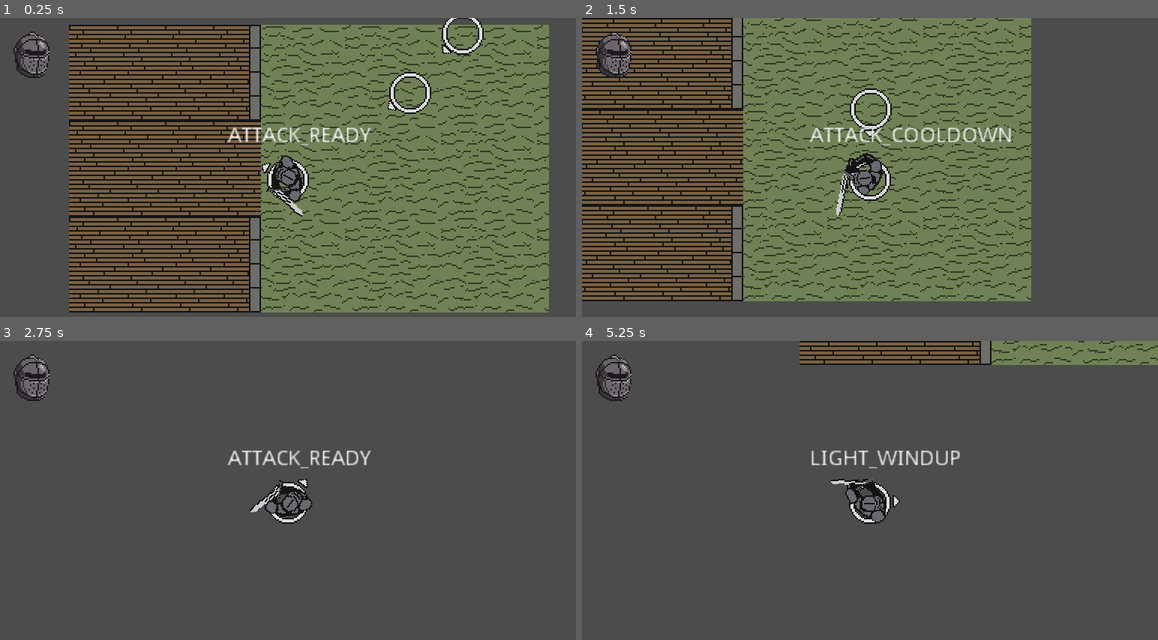
Above: before the commit, frames 1-4 (two rows, left to right).
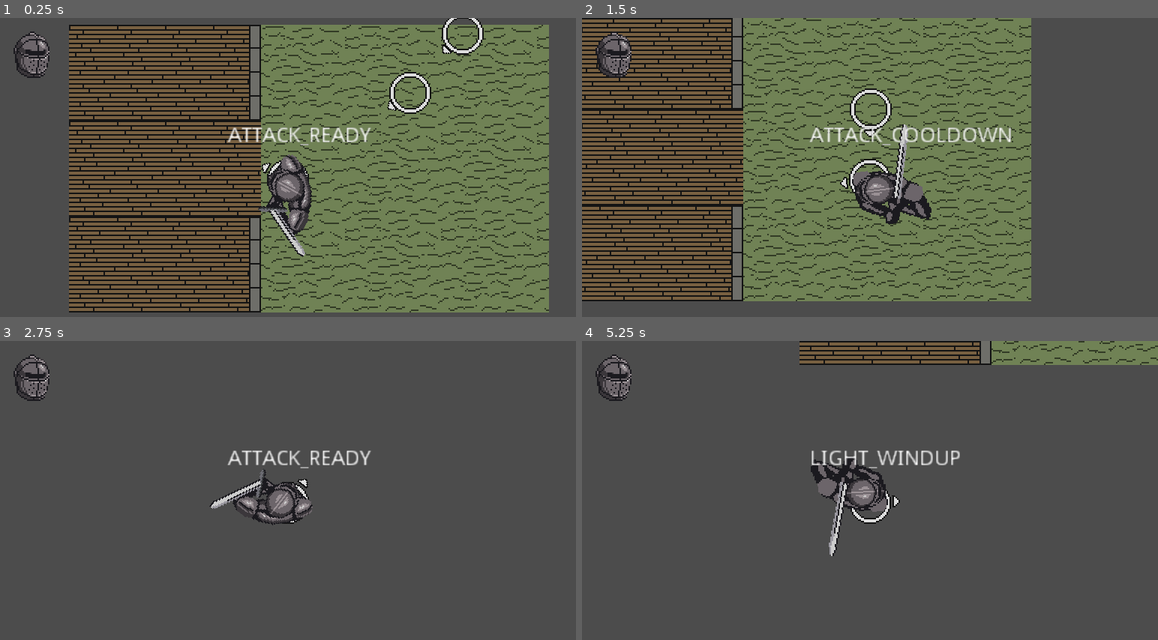
Above: after the commit, the same moments.

Repository: BGuerrero825/Slasher
Game: Godot game, scene res://Base.tscn
Same seed, same stepped clock (60 frames per second), same inputs: the game is played once before the commit and once after it.
Inputs (mouse positions are in pixels of both pictures, inside the frame that each line leads up to):
- Up to frame 1 (0.25 s): no input
- Up to frame 2 (1.5 s): move the mouse to (996, 164) at 0.52 s; press the mouse at (996, 164) at 0.53 s; hold D (move_right) 0.53-1.28 s; move the mouse to (754, 197) at 1.27 s; release the mouse at (754, 197) at 1.28 s; hold S (move_down) from 1.28 s (still down); right-click (754, 197) at 1.35 s
- Up to frame 3 (2.75 s): move the mouse to (345, 430) at 2.02 s; release S (move_down) at 2.03 s; hold D (move_right) from 2.03 s (still down); tap Space (dodge) at 2.1 s
- Up to frame 4 (5.25 s): tap Enter at 2.75 s; move the mouse to (841, 568) at 2.77 s; release D (move_right) at 2.78 s; hold Up (move_up) 2.78-3.53 s; click (841, 568) at 2.85 s; move the mouse to (1042, 550) at 3.52 s; hold A (move_left) 3.53-5.03 s; right-click (1042, 550) at 3.6 s; move the mouse to (697, 454) at 4.27 s; tap Space (dodge) at 4.35 s; move the mouse to (898, 502) at 5.02 s; press the mouse at (898, 502) at 5.03 s; hold S (move_down) from 5.03 s (still down)

The runs differ from the first frame. In frame 1, 1.4% of the frame differs, in the area x 44-55%, y 45-80%; in frame 2, 2.1%, in the area x 44-61%, y 35-69%; in frame 3, 1.3%; in frame 4, 1.7%.

Commit message:
mid anim update

Diff:
--- a/objects/player.tscn
+++ b/objects/player.tscn
@@ -1,13 +1,12 @@
 [gd_scene load_steps=16 format=2]
 
-[ext_resource path="res://art/knight_old.png" type="Texture" id=1]
+[ext_resource path="res://art/knight.png" type="Texture" id=1]
 [ext_resource path="res://art/direction_indicator.png" type="Texture" id=2]
 [ext_resource path="res://art/character_plate.png" type="Texture" id=3]
 [ext_resource path="res://objects/hurtbox.gd" type="Script" id=4]
 [ext_resource path="res://code/player.gd" type="Script" id=5]
 [ext_resource path="res://objects/blockbox.gd" type="Script" id=6]
 
-
 [sub_resource type="RectangleShape2D" id=1]
 extents = Vector2( 16, 20 )
 
@@ -25,10 +24,10 @@
 tracks/0/imported = false
 tracks/0/enabled = true
 tracks/0/keys = {
-"times": PoolRealArray( 0, 0.2, 0.4, 0.6, 0.8 ),
-"transitions": PoolRealArray( 1, 1, 1, 1, 1 ),
-"update": 1,
-"values": [ 7, 8, 9, 10, 0 ]
+"times": PoolRealArray( 0, 0.2, 0.4, 0.6 ),
+"transitions": PoolRealArray( 1, 1, 1, 1 ),
+"update": 1,
+"values": [ 2, 8, 9, 10 ]
 }
 tracks/1/type = "value"
 tracks/1/path = NodePath("hitbox/CollisionShape2D:disabled")
@@ -73,7 +72,7 @@
 "times": PoolRealArray( 0.05, 0.15, 0.3, 0.4 ),
 "transitions": PoolRealArray( 1, 1, 1, 1 ),
 "update": 1,
-"values": [ 3, 4, 5, 0 ]
+"values": [ 2, 3, 8, 0 ]
 }
 tracks/1/type = "value"
 tracks/1/path = NodePath("hitbox/CollisionShape2D:disabled")
@@ -163,8 +162,7 @@
 position = Vector2( 8, 5 )
 rotation = 1.5708
 texture = ExtResource( 1 )
-vframes = 3
-hframes = 6
+hframes = 9
 
 [node name="hitbox" type="Area2D" parent="center"]
 collision_layer = 2
Binary file changed: art/knight.ase
Binary file changed: art/knight.png
